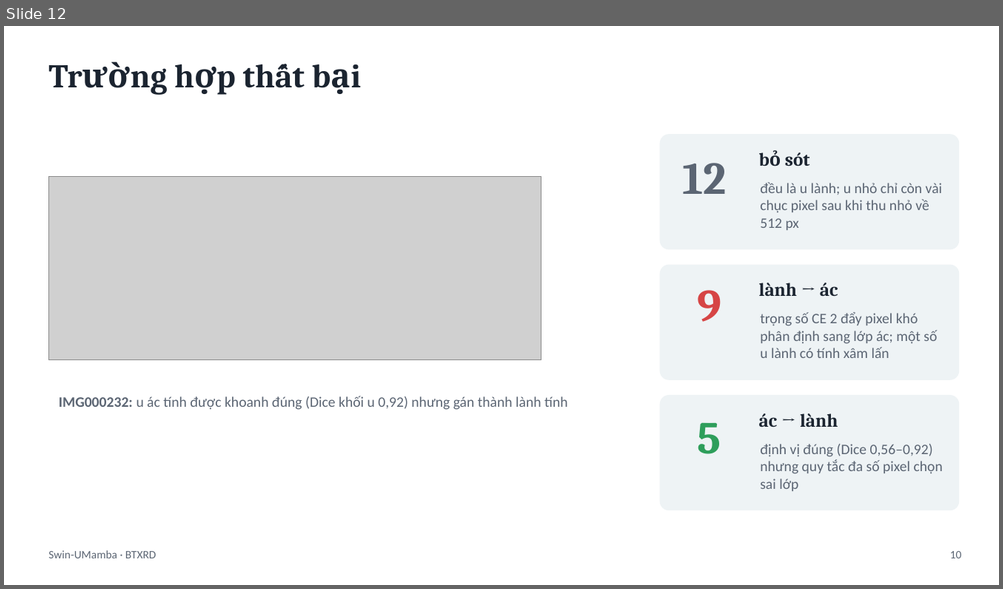
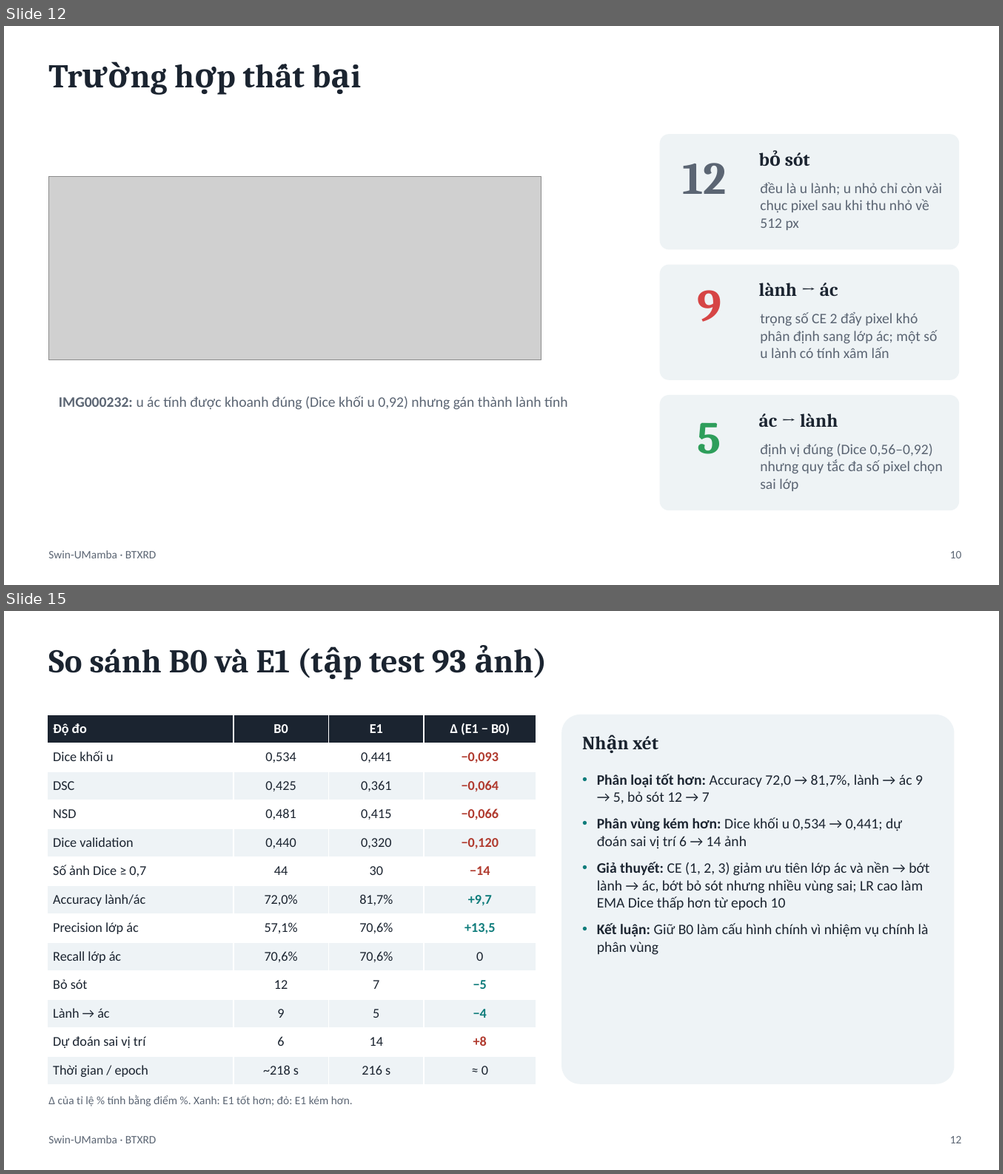
Before and after one commit to 67htb5vn/Swin-UMamba, a slide deck: slide.pptx. Shown one above the other, each under a label of ours: slide 12 before the commit, slides 12 and 15 after it; the slides between them are not shown. The pictures are 1003x589 and 1003x1174 pixels, drawn with LibreOffice and Linux fonts; fonts in the diff are those of the drawing; grey boxes stand for pictures. Boxes give left, top, right and bottom in pixels: in the first picture for what was removed or moved away, otherwise in the second. Text is boxed around its words. In the diff, an @@ line names an element or a change of style, - is before the commit and + after.

```diff
--- a/slide.pptx
+++ b/slide.pptx
@@ slide 15 added at (4,611,999,1170), background #FFFFFF @@
@@ text added at (48,649,466,673), 32 pt, text #1B2430, bold @@
+So sánh B0 và E1 (tập test 93 ảnh)
@@ table added at (46,715,536,1085), 13 rows, 4 columns @@
+Độ đo | B0 | E1 | Δ (E1 − B0)
+Dice khối u | 0,534 | 0,441 | −0,093
+DSC | 0,425 | 0,361 | −0,064
+NSD | 0,481 | 0,415 | −0,066
+Dice validation | 0,440 | 0,320 | −0,120
+Số ảnh Dice ≥ 0,7 | 44 | 30 | −14
+Accuracy lành/ác | 72,0% | 81,7% | +9,7
+Precision lớp ác | 57,1% | 70,6% | +13,5
+Recall lớp ác | 70,6% | 70,6% | 0
+Bỏ sót | 12 | 7 | −5
+Lành → ác | 9 | 5 | −4
+Dự đoán sai vị trí | 6 | 14 | +8
+Thời gian / epoch | ~218 s | 216 s | ≈ 0
@@ rounded rectangle added at (561,715,954,1085), fill #EEF3F6 @@
@@ text added at (632,736,658,749), 18 pt, text #1B2430, bold @@
+Nhận xét
@@ text added at (597,774,929,955), 14 pt, text #1B2430 @@
+• Phân loại tốt hơn: Accuracy 72,0 → 81,7%, lành → ác 9 → 5, bỏ sót 12 → 7
+• Phân vùng kém hơn: Dice khối u 0,534 → 0,441; dự đoán sai vị trí 6 → 14 ảnh
+• Giả thuyết: CE (1, 2, 3) giảm ưu tiên lớp ác và nền → bớt lành → ác, bớt bỏ sót nhưng nhiều vùng sai; LR cao làm EMA Dice thấp hơn từ epoch 10
+• Kết luận: Giữ B0 làm cấu hình chính vì nhiệm vụ chính là phân vùng
@@ text added at (48,1096,353,1107), 11 pt, text #5B6573 @@
+Δ của tỉ lệ % tính bằng điểm %. Xanh: E1 tốt hơn; đỏ: E1 kém hơn.
@@ text added at (48,1136,156,1144), 11 pt, text #5B6573 @@
+Swin-UMamba · BTXRD
@@ text added at (950,1136,962,1144), 11 pt, text #5B6573 @@
+12
```
Also in this commit, not shown: 7 slides changed, 1 other slide added, 3 slides removed, 9 other files.
